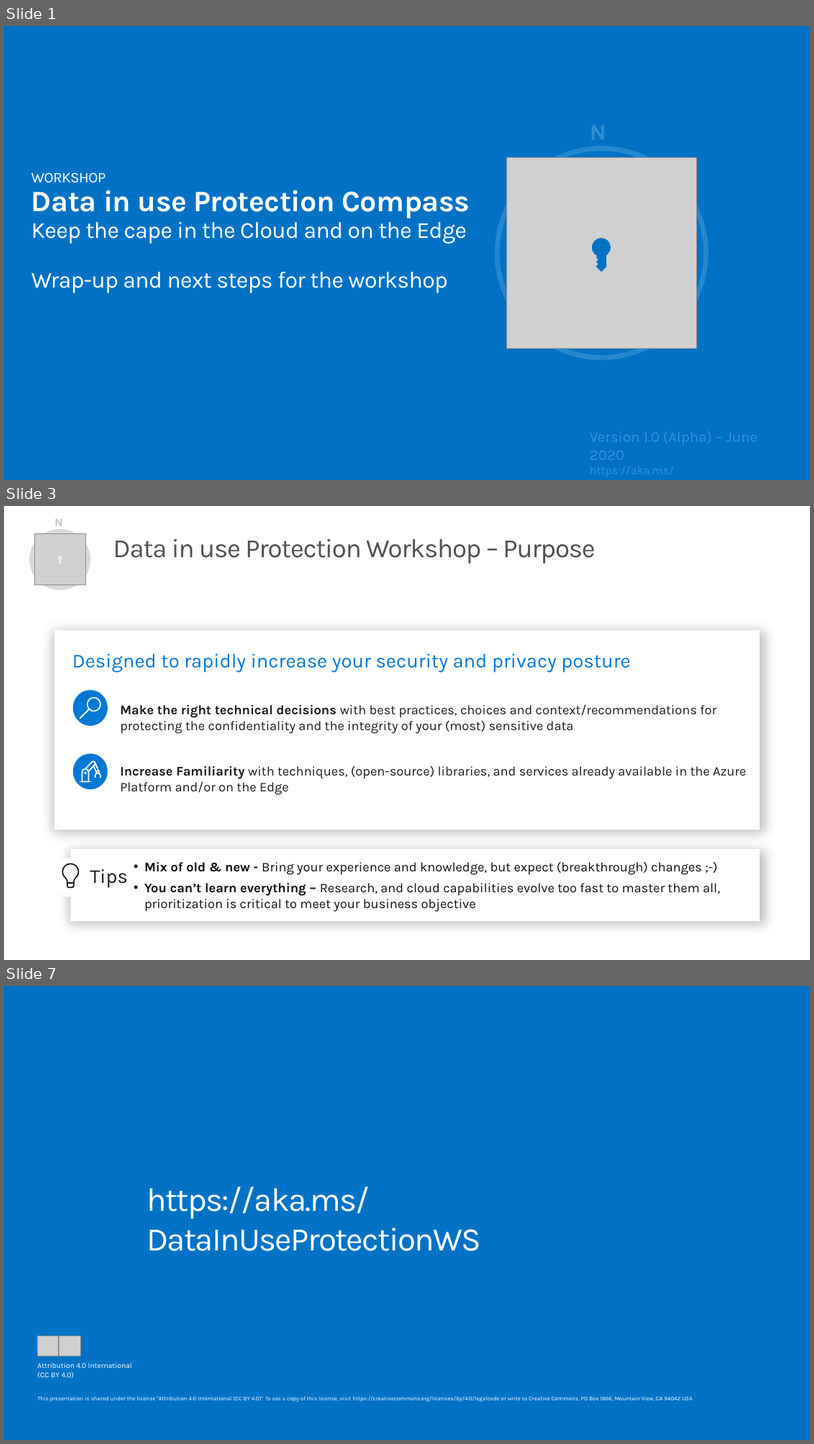
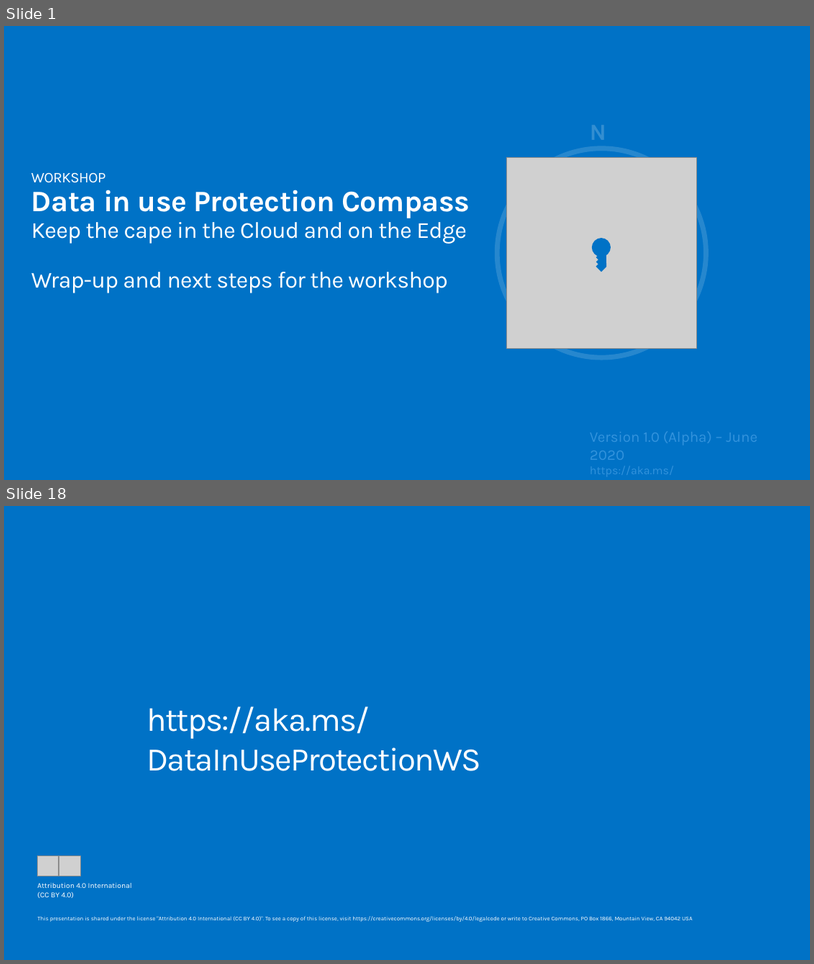
Before and after one commit to microsoft/data-in-use-protection-workshop, a slide deck: decks/Data in use Protection Compass - Wrap-up.pptx. Shown one above the other, each under a label of ours: slides 1, 3 and 7 before the commit, slides 1 and 18 after it; the slides between them are not shown. The pictures are 814x1444 and 814x964 pixels, drawn with LibreOffice and Linux fonts; fonts in the diff are those of the drawing; grey boxes stand for pictures. Boxes give left, top, right and bottom in pixels: in the first picture for what was removed or moved away, otherwise in the second. Text is boxed around its words. In the diff, an @@ line names an element or a change of style, - is before the commit and + after.

```diff
--- a/decks/Data in use Protection Compass - Wrap-up.pptx
+++ b/decks/Data in use Protection Compass - Wrap-up.pptx
@@ slide 3 removed at <box>4,506,810,960</box>, background #FFFFFF @@
@@ title removed at <box>113,539,595,564</box> @@
-Data in use Protection Workshop – Purpose
@@ group removed at <box>32,519,88,588</box>: 1 ellipse, 1 picture, 1 text, 1 freeform shape @@
-N
@@ group removed at <box>54,630,760,830</box>: 2 ellipses, 2 freeform shapes, 1 rectangle @@
-Designed to rapidly increase your security and privacy posture
-  Make the right technical decisions with best practices, choices and context/recommendations for protecting the confidentiality and the integrity of your (most) sensitive data
-  Increase Familiarity with techniques, (open-source) libraries, and services already available in the Azure Platform and/or on the Edge
@@ group removed at <box>51,849,760,921</box>: 1 rectangle, 1 text, 1 ellipse, 1 freeform shape @@
-  • Mix of old & new - Bring your experience and knowledge, but expect (breakthrough) changes ;-)
-  • You can’t learn everything – Research, and cloud capabilities evolve too fast to master them all, prioritization is critical to meet your business objective
-Tips
@@ what was slide 7 is now slide 18 @@
```
Also in this commit, not shown: 3 slides changed, 12 slides added, 19 other files.
